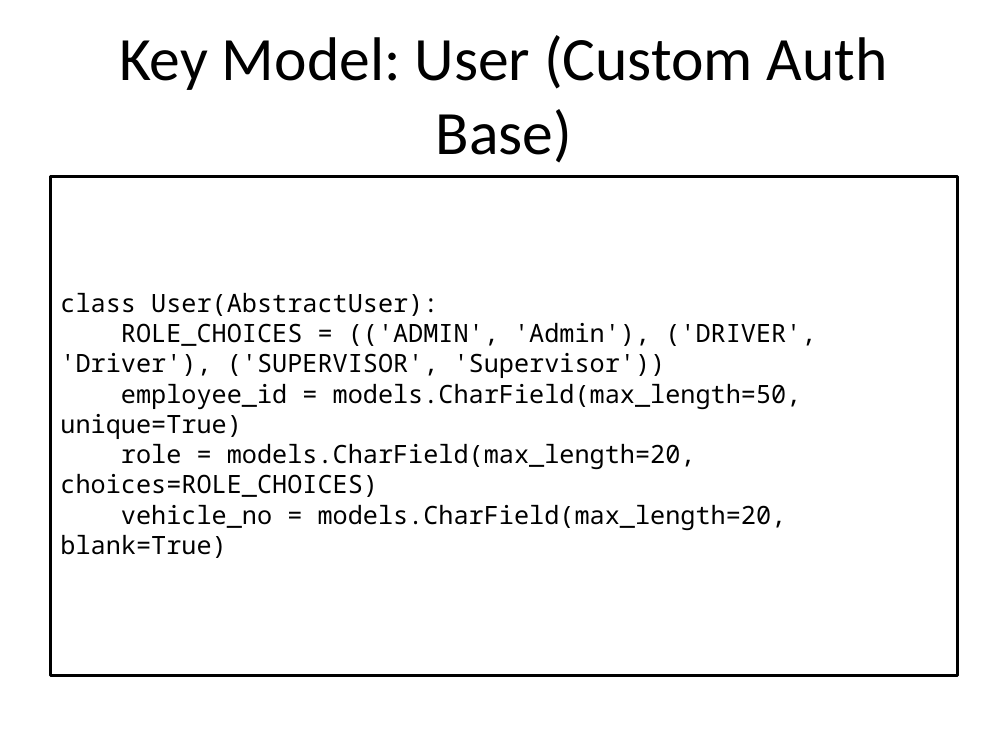
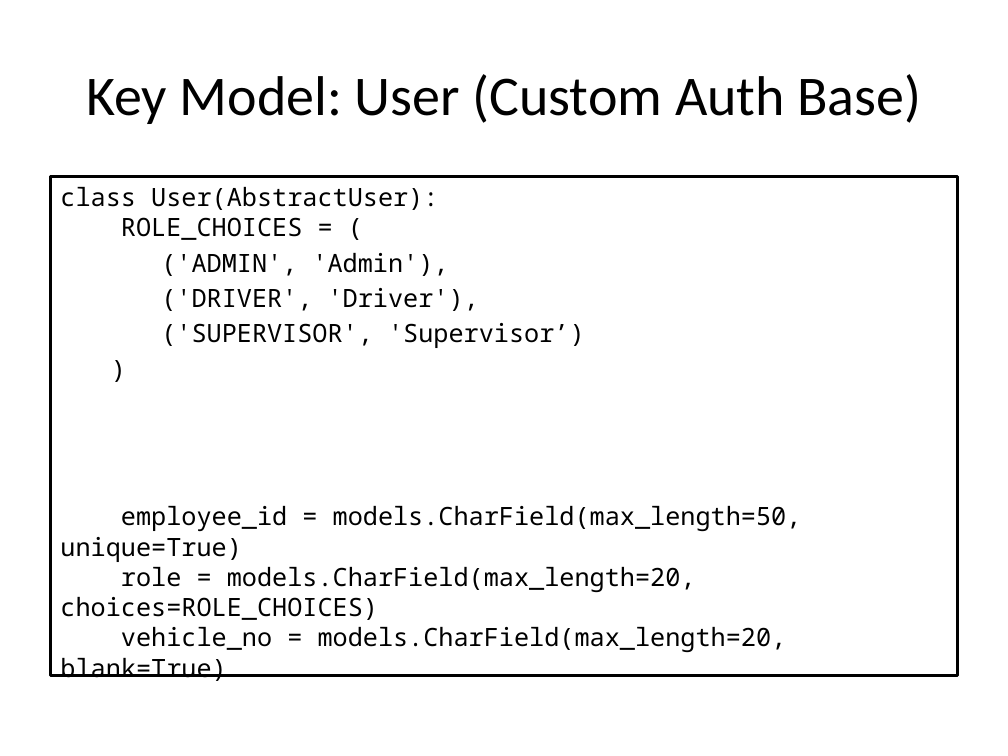
Before and after one commit to seanwhs/ScratchPad, a slide deck: slide 9 of Project-Refill/HSH_LPG_Backend_Walkthrough_Jan2026.pptx. Drawn at 1008x756 pixels with LibreOffice and Linux fonts; fonts in the diff are those of the drawing. Boxes give left, top, right and bottom in pixels: in the first picture for what was removed or moved away, otherwise in the second. Text is boxed around its words. In the diff, an @@ line names an element or a change of style, - is before the commit and + after.

```diff
--- a/Project-Refill/HSH_LPG_Backend_Walkthrough_Jan2026.pptx
+++ b/Project-Refill/HSH_LPG_Backend_Walkthrough_Jan2026.pptx
@@ title "Key Model: User (Custom Auth ..." at bbox=[86, 74, 921, 124]: size 44 to 40 pt @@
@@ text at bbox=[60, 187, 802, 681]: text changed @@
-class User(AbstractUser):
-ROLE_CHOICES = (('ADMIN', 'Admin'), ('DRIVER', 'Driver'), ('SUPERVISOR', 'Supervisor'))
-employee_id = models.CharField(max_length=50, unique=True)
-role = models.CharField(max_length=20, choices=ROLE_CHOICES)
-vehicle_no = models.CharField(max_length=20, blank=True)
+class User(AbstractUser):
+ROLE_CHOICES = (
+('ADMIN', 'Admin'),
+('DRIVER', 'Driver'),
+('SUPERVISOR', 'Supervisor’)
+)
+employee_id = models.CharField(max_length=50, unique=True)
+role = models.CharField(max_length=20, choices=ROLE_CHOICES)
+vehicle_no = models.CharField(max_length=20, blank=True)
```
Also in this commit, not shown: 10 other slides changed, 16 slides added.
